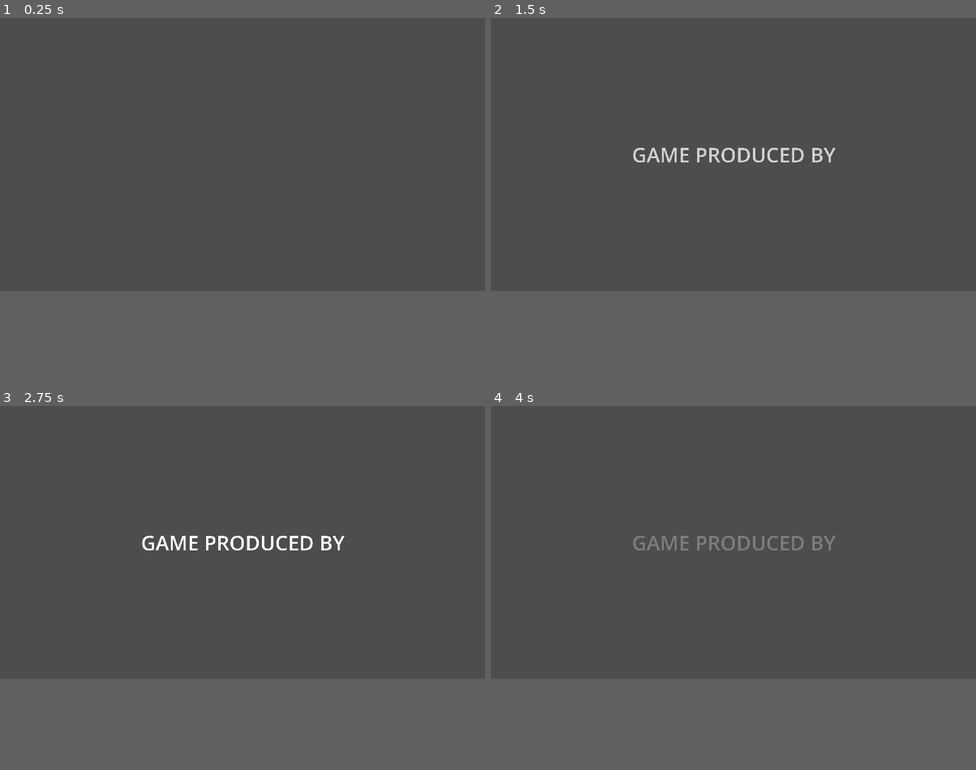
Above: before the commit, frames 1-4 (two rows, left to right).
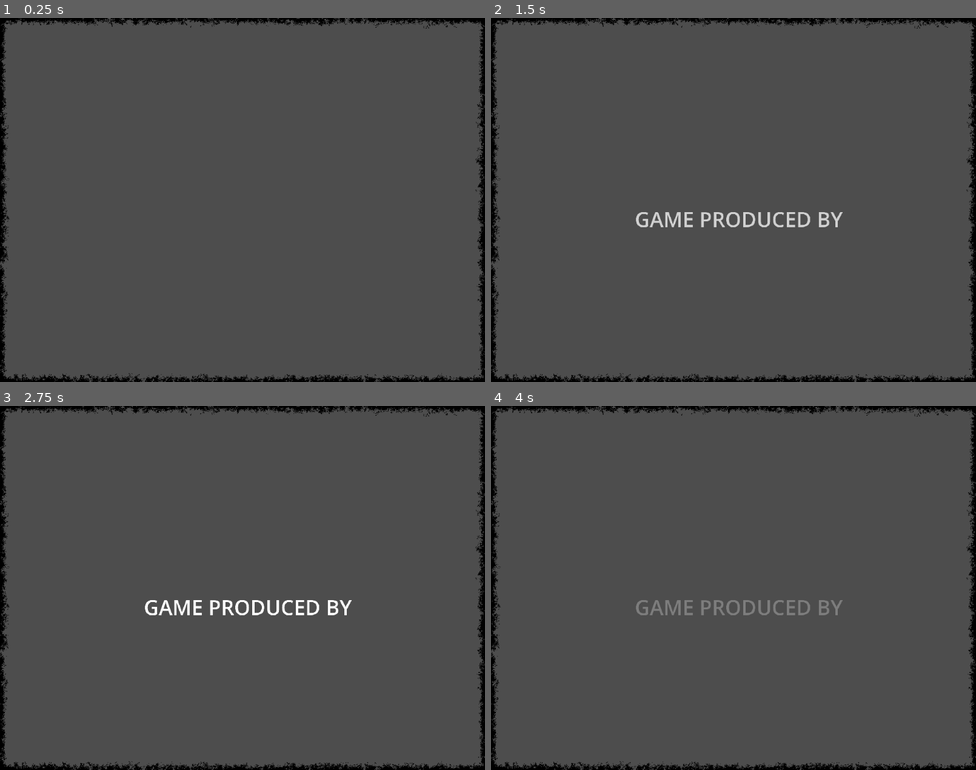
Above: after the commit, the same moments.

Repository: howarja/Vampire-Game
Game: Godot game, scene res://scenes/mainMenu.tscn
Two runs of this game, one before a commit and one after it. Both use one fixed random seed, a clock stepped at 60 frames per second and the inputs below. The engine's default icon, where the game draws it, is replaced by a stand-in: a white triangle on a blue panel in a dark square.
Inputs (mouse positions are in pixels of both pictures, inside the frame that each line leads up to):
- Up to frame 1 (0.25 s): no input
- Up to frame 2 (1.5 s): tap Enter at 0.5 s; move the mouse to (840, 141) at 0.52 s; press the mouse at (840, 141) at 0.53 s; move the mouse to (636, 167) at 1.27 s; release the mouse at (636, 167) at 1.28 s; click (636, 167) at 1.35 s
- Up to frame 3 (2.75 s): tap Space at 2 s; move the mouse to (291, 482) at 2.02 s; press the mouse at (291, 482) at 2.03 s
- Up to frame 4 (4 s): tap Enter at 2.75 s; move the mouse to (709, 595) at 2.77 s; release the mouse at (709, 595) at 2.78 s; click (709, 595) at 2.85 s; move the mouse to (879, 584) at 3.52 s; press the mouse at (879, 584) at 3.53 s
In our replay, the window is 800x450 before the commit and 800x600 after it. These sizes can differ from the game's own. Grey fills any space a smaller window leaves; there, only what the larger window draws over its background counts as a difference.

The runs differ from the first frame. In frame 1, 4.3% of the frame differs, in the area x 0-100%, y 0-100%; in frame 2, 5.7%; in frame 3, 5.7%; in frame 4, 5.6%.

Commit message:
did a bunch of aspect stuff +border added

Diff:
--- a/Characters/CountDown.tres
+++ b/Characters/CountDown.tres
@@ -1,7 +1,7 @@
 [gd_resource type="Resource" script_class="character" format=3 uid="uid://n2704kdgjax5"]
 
-[ext_resource type="Script" uid="uid://byskr8hlcn2vi" path="res://Scripts/character.gd" id="1_1rehx"]
-[ext_resource type="Script" uid="uid://bsj2rcs7yvbxy" path="res://Scripts/question.gd" id="1_thbnh"]
+[ext_resource type="Script" uid="uid://byskr8hlcn2vi" path="res://scripts/character.gd" id="1_1rehx"]
+[ext_resource type="Script" uid="uid://bsj2rcs7yvbxy" path="res://scripts/question.gd" id="1_thbnh"]
 [ext_resource type="Texture2D" uid="uid://b3wousrl8g8s5" path="res://icon.svg" id="3_wimtb"]
 
 [sub_resource type="Resource" id="Resource_wimtb"]
--- a/project.godot
+++ b/project.godot
@@ -25,8 +25,8 @@
 
 [display]
 
-window/size/viewport_width=1920
-window/size/viewport_height=1080
+window/size/viewport_width=1000
+window/size/viewport_height=750
 window/size/mode=2
 window/stretch/mode="viewport"
 
--- a/scenes/mainMenu.tscn
+++ b/scenes/mainMenu.tscn
@@ -4,11 +4,21 @@
 [ext_resource type="PackedScene" uid="uid://llqh6vgtk77" path="res://scenes/settings.tscn" id="2_3d1i7"]
 [ext_resource type="Script" uid="uid://cuixesoyqhje0" path="res://buttonEffects.gd" id="2_48ign"]
 [ext_resource type="Texture2D" uid="uid://b3wousrl8g8s5" path="res://icon.svg" id="4_l7wge"]
+[ext_resource type="Texture2D" uid="uid://y27g4y1o1qhu" path="res://Sprites/Vignete.png" id="5_7nrmo"]
 
 [node name="mainMenu" type="Node2D" unique_id=131306304]
 script = ExtResource("1_qkhwq")
 
-[node name="normalText" type="RichTextLabel" parent="." unique_id=1553987807]
+[node name="TextHolder" type="Control" parent="." unique_id=89915920]
+layout_mode = 3
+anchors_preset = 0
+offset_top = 127.0
+offset_right = 40.0
+offset_bottom = 167.0
+scale = Vector2(0.5315729, 0.5315729)
+
+[node name="normalText" type="RichTextLabel" parent="TextHolder" unique_id=1553987807]
+layout_mode = 0
 offset_left = 10.0
 offset_top = 7.0
 offset_right = 1913.0
@@ -18,15 +28,17 @@
 horizontal_alignment = 1
 vertical_alignment = 1
 
-[node name="topText" type="RichTextLabel" parent="." unique_id=1216032056]
+[node name="topText" type="RichTextLabel" parent="TextHolder" unique_id=1216032056]
+layout_mode = 1
 anchors_preset = 8
 anchor_left = 0.5
 anchor_top = 0.5
 anchor_right = 0.5
 anchor_bottom = 0.5
-offset_top = -870.0
-offset_right = 1920.0
-offset_bottom = 211.0
+offset_left = -20.0
+offset_top = -890.0
+offset_right = 1900.0
+offset_bottom = 191.0
 grow_horizontal = 2
 grow_vertical = 2
 pivot_offset = Vector2(963, 541)
@@ -37,15 +49,17 @@
 horizontal_alignment = 1
 vertical_alignment = 1
 
-[node name="bottomText" type="RichTextLabel" parent="." unique_id=1237163147]
+[node name="bottomText" type="RichTextLabel" parent="TextHolder" unique_id=1237163147]
+layout_mode = 1
 anchors_preset = 8
 anchor_left = 0.5
 anchor_top = 0.5
 anchor_right = 0.5
 anchor_bottom = 0.5
-offset_top = 861.0
-offset_right = 1920.0
-offset_bottom = 1941.0
+offset_left = -20.0
+offset_top = 841.0
+offset_right = 1900.0
+offset_bottom = 1921.0
 grow_horizontal = 2
 grow_vertical = 2
 pivot_offset = Vector2(957, 547)
@@ -56,15 +70,17 @@
 horizontal_alignment = 1
 vertical_alignment = 1
 
-[node name="gameText" type="RichTextLabel" parent="." unique_id=1617625460]
+[node name="gameText" type="RichTextLabel" parent="TextHolder" unique_id=1617625460]
+layout_mode = 1
 anchors_preset = 8
 anchor_left = 0.5
 anchor_top = 0.5
 anchor_right = 0.5
 anchor_bottom = 0.5
-offset_top = -28.0
-offset_right = 1920.0
-offset_bottom = 1052.0
+offset_left = -20.0
+offset_top = -48.0
+offset_right = 1900.0
+offset_bottom = 1032.0
 grow_horizontal = 2
 grow_vertical = 2
 pivot_offset = Vector2(957, 547)
@@ -77,7 +93,7 @@
 horizontal_alignment = 1
 vertical_alignment = 1
 
-[node name="Button" type="Button" parent="gameText" unique_id=1824723328]
+[node name="Button" type="Button" parent="TextHolder/gameText" unique_id=1824723328]
 layout_mode = 0
 offset_left = 680.0
 offset_top = 464.0
@@ -90,7 +106,7 @@
 
 [node name="exitButton" type="Sprite2D" parent="." unique_id=1758629971]
 self_modulate = Color(1, 1, 1, 0)
-position = Vector2(972, 848)
+position = Vector2(508, 675)
 texture = ExtResource("4_l7wge")
 
 [node name="exitButton" type="Button" parent="exitButton" unique_id=260818102]
@@ -107,11 +123,15 @@
 text = "Exit Game"
 script = ExtResource("2_48ign")
 
-[connection signal="button_down" from="gameText/Button" to="gameText/Button" method="_on_button_down"]
-[connection signal="button_up" from="gameText/Button" to="gameText/Button" method="_on_button_up"]
-[connection signal="mouse_entered" from="gameText/Button" to="gameText/Button" method="_on_mouse_entered"]
-[connection signal="mouse_exited" from="gameText/Button" to="gameText/Button" method="_on_mouse_exited"]
-[connection signal="pressed" from="gameText/Button" to="." method="_on_button_pressed"]
+[node name="Vignete" type="Sprite2D" parent="." unique_id=1364870032]
+position = Vector2(500, 375)
+texture = ExtResource("5_7nrmo")
+
+[connection signal="button_down" from="TextHolder/gameText/Button" to="TextHolder/gameText/Button" method="_on_button_down"]
+[connection signal="button_up" from="TextHolder/gameText/Button" to="TextHolder/gameText/Button" method="_on_button_up"]
+[connection signal="mouse_entered" from="TextHolder/gameText/Button" to="TextHolder/gameText/Button" method="_on_mouse_entered"]
+[connection signal="mouse_exited" from="TextHolder/gameText/Button" to="TextHolder/gameText/Button" method="_on_mouse_exited"]
+[connection signal="pressed" from="TextHolder/gameText/Button" to="." method="_on_button_pressed"]
 [connection signal="button_down" from="exitButton/exitButton" to="exitButton/exitButton" method="_on_button_down"]
 [connection signal="button_up" from="exitButton/exitButton" to="exitButton/exitButton" method="_on_button_up"]
 [connection signal="mouse_entered" from="exitButton/exitButton" to="exitButton/exitButton" method="_on_mouse_entered"]
--- a/scenes/settings.tscn
+++ b/scenes/settings.tscn
@@ -11,6 +11,7 @@
 visible = false
 offset_right = 1924.0
 offset_bottom = 1082.0
+scale = Vector2(0.5248667, 0.7011306)
 
 [node name="testVolume" type="Button" parent="back" unique_id=1725884221]
 layout_mode = 0
@@ -88,7 +89,7 @@
 position = Vector2(0, -163)
 
 [node name="cogButton" type="Sprite2D" parent="." unique_id=386072810]
-position = Vector2(1800, 111)
+position = Vector2(890, 111)
 scale = Vector2(1.140625, 1.140625)
 texture = ExtResource("3_6wm04")
 
--- a/scripts/main_menu.gd
+++ b/scripts/main_menu.gd
@@ -1,9 +1,9 @@
 extends Node2D
 
-@onready var normalText = $normalText
+@onready var normalText = $TextHolder/normalText
 
 func _ready() -> void:
-	$gameText.visible=false
+	$TextHolder/gameText.visible=false
 	$Settings.visible = false
 	$exitButton.visible=false
 	normalText.modulate.a = 0
@@ -26,22 +26,22 @@
 
 func logoAnimation():
 	var tween = get_tree().create_tween().set_parallel(true)
-	tween.tween_property($topText, "position", Vector2(0,-240), 4).set_trans(Tween.TRANS_CUBIC)
-	tween.tween_property($topText, "rotation", deg_to_rad(2520), 4).set_trans(Tween.TRANS_QUAD)
+	tween.tween_property($TextHolder/topText, "position", Vector2(0,-240), 4).set_trans(Tween.TRANS_CUBIC)
+	tween.tween_property($TextHolder/topText, "rotation", deg_to_rad(2520), 4).set_trans(Tween.TRANS_QUAD)
 
-	tween.tween_property($bottomText, "position", Vector2(0,240), 4).set_trans(Tween.TRANS_CUBIC)
-	tween.tween_property($bottomText, "rotation", deg_to_rad(-2520), 4).set_trans(Tween.TRANS_QUAD)
+	tween.tween_property($TextHolder/bottomText, "position", Vector2(0,240), 4).set_trans(Tween.TRANS_CUBIC)
+	tween.tween_property($TextHolder/bottomText, "rotation", deg_to_rad(-2520), 4).set_trans(Tween.TRANS_QUAD)
 	await tween.finished
 
 	tween = get_tree().create_tween().set_parallel(true)
-	tween.tween_property($topText, "position", Vector2(0,-60), 0.2).set_trans(Tween.TRANS_CUBIC)
-	tween.tween_property($bottomText, "position", Vector2(0,60), 0.2).set_trans(Tween.TRANS_CUBIC)
+	tween.tween_property($TextHolder/topText, "position", Vector2(0,-60), 0.2).set_trans(Tween.TRANS_CUBIC)
+	tween.tween_property($TextHolder/bottomText, "position", Vector2(0,60), 0.2).set_trans(Tween.TRANS_CUBIC)
 	await tween.finished
 
-	$topText.visible=false
-	$bottomText.visible=false
+	$TextHolder/topText.visible=false
+	$TextHolder/bottomText.visible=false
 
-	$gameText.visible=true
+	$TextHolder/gameText.visible=true
 	$exitButton.visible=true
 	$Settings.visible = true
 
--- a/startScene.tscn
+++ b/startScene.tscn
@@ -1,14 +1,14 @@
 [gd_scene format=3 uid="uid://gpedpgp5hk8i"]
 
-[ext_resource type="Script" uid="uid://dberhdml3xlet" path="res://Scripts/conversation_manager.gd" id="1_rq48i"]
+[ext_resource type="Script" uid="uid://dberhdml3xlet" path="res://scripts/conversation_manager.gd" id="1_rq48i"]
 [ext_resource type="Resource" uid="uid://n2704kdgjax5" path="res://Characters/CountDown.tres" id="2_1ljrl"]
-[ext_resource type="Script" uid="uid://bndg1f3jq34l3" path="res://Scripts/textGiver.gd" id="2_yagjw"]
-[ext_resource type="Script" uid="uid://btva2ox1ockyg" path="res://Scripts/interactable_character.gd" id="3_ip4ey"]
-[ext_resource type="Script" uid="uid://b7d02u7xi35qp" path="res://Scripts/movement_button.gd" id="3_jmrrm"]
+[ext_resource type="Script" uid="uid://bndg1f3jq34l3" path="res://scripts/textGiver.gd" id="2_yagjw"]
+[ext_resource type="Script" uid="uid://btva2ox1ockyg" path="res://scripts/interactable_character.gd" id="3_ip4ey"]
+[ext_resource type="Script" uid="uid://b7d02u7xi35qp" path="res://scripts/movement_button.gd" id="3_jmrrm"]
 [ext_resource type="Texture2D" uid="uid://b3wousrl8g8s5" path="res://icon.svg" id="4_1h7fw"]
 [ext_resource type="Texture2D" uid="uid://cjgwsjboawlj2" path="res://Sprites/areas/Outside.png" id="4_qlfe6"]
 [ext_resource type="Texture2D" uid="uid://b85cn7tf2bm3j" path="res://Sprites/areas/Lounge.png" id="4_vj0vq"]
-[ext_resource type="Script" uid="uid://dgg3qst63mw2m" path="res://Scripts/player_manager.gd" id="5_qlfe6"]
+[ext_resource type="Script" uid="uid://dgg3qst63mw2m" path="res://scripts/player_manager.gd" id="5_qlfe6"]
 [ext_resource type="Texture2D" uid="uid://qlfdpkrwrf" path="res://Sprites/areas/UnderGround.png" id="6_avnbb"]
 [ext_resource type="PackedScene" uid="uid://llqh6vgtk77" path="res://scenes/settings.tscn" id="7_jmrrm"]
 [ext_resource type="Shader" uid="uid://bcfj11konudyk" path="res://fisheye.gdshader" id="8_2l27o"]
@@ -16,7 +16,8 @@
 [ext_resource type="Script" uid="uid://bcpjncrq7w8e3" path="res://peep_hole.gd" id="9_tjtsx"]
 [ext_resource type="Script" uid="uid://syofd8amwhw8" path="res://doorway_manager.gd" id="12_8yb6a"]
 [ext_resource type="Script" uid="uid://dep647b6vlno6" path="res://character_manager.gd" id="14_jsjc1"]
-[ext_resource type="Script" uid="uid://byskr8hlcn2vi" path="res://Scripts/character.gd" id="15_tjtsx"]
+[ext_resource type="Script" uid="uid://byskr8hlcn2vi" path="res://scripts/character.gd" id="15_tjtsx"]
+[ext_resource type="Texture2D" uid="uid://y27g4y1o1qhu" path="res://Sprites/Vignete.png" id="18_c0cp5"]
 
 [sub_resource type="CircleShape2D" id="CircleShape2D_3xd07"]
 radius = 91.0
@@ -29,6 +30,8 @@
 
 [node name="Node2D" type="Node2D" unique_id=2079086675]
 
+[node name="Camera2D" type="Camera2D" parent="." unique_id=132324970]
+
 [node name="PlayerManager" type="Node2D" parent="." unique_id=374783410 node_paths=PackedStringArray("currentArea")]
 script = ExtResource("5_qlfe6")
 currentArea = NodePath("../CanvasLayer/Lounge")
@@ -38,10 +41,10 @@
 unEncounteredCharacters = Array[ExtResource("15_tjtsx")]([ExtResource("2_1ljrl")])
 
 [node name="CanvasLayer" type="CanvasLayer" parent="." unique_id=982724521]
+offset = Vector2(500, 375)
+transform = Transform2D(1, 0, 0, 1, 500, 375)
 
 [node name="Lounge" type="Sprite2D" parent="CanvasLayer" unique_id=1352087972 node_paths=PackedStringArray("movementButtons", "characters")]
-position = Vector2(967, 571)
-scale = Vector2(2.045613, 2.0456133)
 texture = ExtResource("4_vj0vq")
 script = ExtResource("8_f32hw")
 movementButtons = [NodePath("movementButton")]
@@ -68,8 +71,6 @@
 
 [node name="Underground" type="Sprite2D" parent="CanvasLayer" unique_id=174614199 node_paths=PackedStringArray("movementButtons")]
 visible = false
-position = Vector2(967, 571)
-scale = Vector2(2.045613, 2.0456133)
 texture = ExtResource("6_avnbb")
 script = ExtResource("8_f32hw")
 movementButtons = [NodePath("movementButton")]
@@ -85,8 +86,6 @@
 [node name="peepHole" type="Sprite2D" parent="CanvasLayer" unique_id=195838583 node_paths=PackedStringArray("characterSprite", "movementButtons")]
 visible = false
 material = SubResource("ShaderMaterial_jsjc1")
-position = Vector2(967, 571)
-scale = Vector2(2.045613, 2.0456133)
 texture = ExtResource("4_qlfe6")
 vframes = 3
 script = ExtResource("9_tjtsx")
@@ -131,19 +130,21 @@
 [node name="AcceptButton" type="Button" parent="CanvasLayer/DoorwayManager" unique_id=704149682]
 visible = false
 layout_mode = 0
-offset_left = 654.0
-offset_top = 83.0
-offset_right = 1156.0
-offset_bottom = 259.0
+offset_left = 132.0
+offset_top = 12.0
+offset_right = 634.0
+offset_bottom = 188.0
+scale = Vector2(0.52018094, 0.5137473)
 text = "accept guest"
 
 [node name="DeclineButton" type="Button" parent="CanvasLayer/DoorwayManager" unique_id=623162512]
 visible = false
 layout_mode = 0
-offset_left = 676.0
-offset_top = 301.0
-offset_right = 1153.0
-offset_bottom = 423.0
+offset_left = 138.0
+offset_top = 136.00002
+offset_right = 615.0
+offset_bottom = 258.0
+scale = Vector2(0.52018094, 0.5137473)
 text = "decline guest"
 
 [node name="TextGiver" type="Control" parent="CanvasLayer" unique_id=1438650801 node_paths=PackedStringArray("text")]
@@ -156,17 +157,18 @@
 text = NodePath("../Dialgoue")
 
 [node name="Dialgoue" type="RichTextLabel" parent="CanvasLayer" unique_id=1094312030]
-offset_left = 461.0
-offset_top = 771.0
-offset_right = 1419.0
-offset_bottom = 1039.0
+offset_left = -473.0
+offset_top = 51.0
+offset_right = 485.0
+offset_bottom = 319.0
 mouse_filter = 2
 
 [node name="QuestionOptions" type="HBoxContainer" parent="CanvasLayer" unique_id=1973992520]
-offset_left = 1123.0
-offset_top = 771.0
-offset_right = 1885.0
-offset_bottom = 1039.0
+offset_left = -442.0
+offset_top = 175.0
+offset_right = 320.0
+offset_bottom = 443.0
+scale = Vector2(0.46527326, 0.46527326)
 size_flags_horizontal = 3
 size_flags_stretch_ratio = 14.51
 theme_override_constants/separation = 12
@@ -182,20 +184,22 @@
 text = "Kill"
 
 [node name="Settings" parent="CanvasLayer" unique_id=1974824112 instance=ExtResource("7_jmrrm")]
-position = Vector2(31, -27)
+position = Vector2(-500, -375)
 
 [node name="Person" type="Sprite2D" parent="." unique_id=430508438]
-visible = false
-position = Vector2(949, 658)
-scale = Vector2(2.045613, 2.0456133)
 texture = ExtResource("4_qlfe6")
 vframes = 3
 frame = 1
 
 [node name="Vignette" type="Sprite2D" parent="." unique_id=1553481169]
-visible = false
-position = Vector2(953, 655)
-scale = Vector2(2.045613, 2.0456133)
 texture = ExtResource("4_qlfe6")
 vframes = 3
 frame = 2
+
+[node name="CanvasLayerBorder" type="CanvasLayer" parent="." unique_id=1724315043]
+layer = 2
+offset = Vector2(500, 375)
+transform = Transform2D(1, 0, 0, 1, 500, 375)
+
+[node name="Border" type="Sprite2D" parent="CanvasLayerBorder" unique_id=266346529]
+texture = ExtResource("18_c0cp5")
Binary file added: Sprites/Vignete.png
Not shown, added: Sprites/Vignete.png.import
